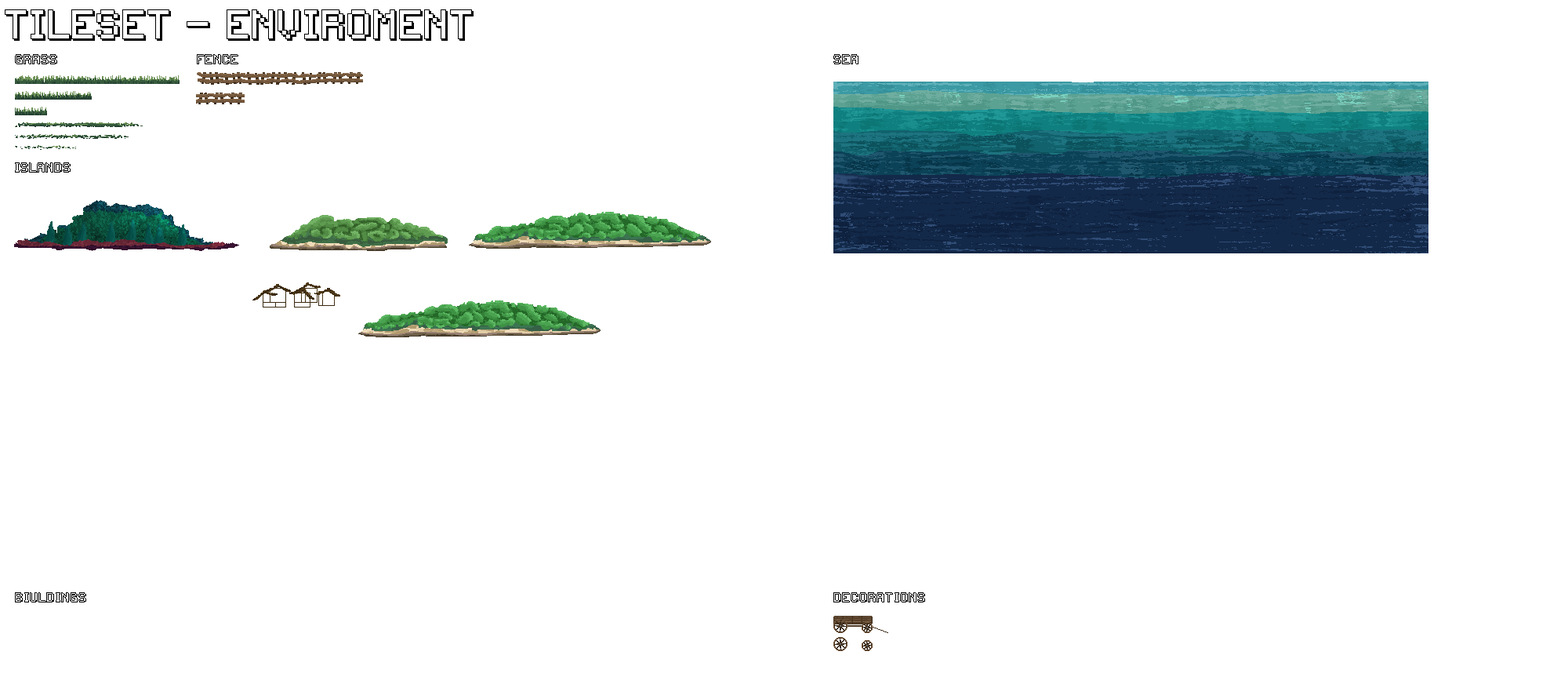
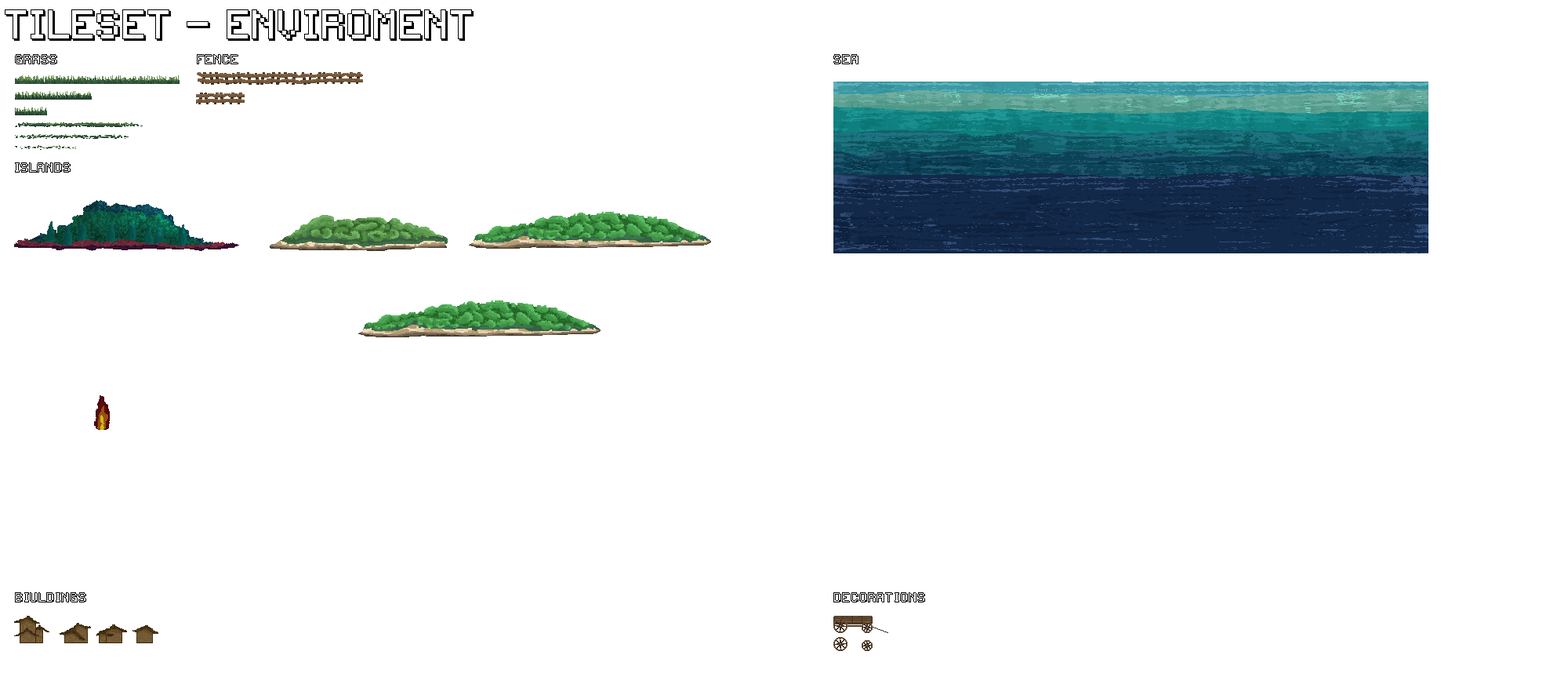
Before/after of a 1568 x 677 layered artwork. What changed in the layer stack:
added layer "Слой 2" above "Tileset - enviroment" over [94, 395, 110, 430]
painted on "Слой 1" over [14, 282, 341, 643]
